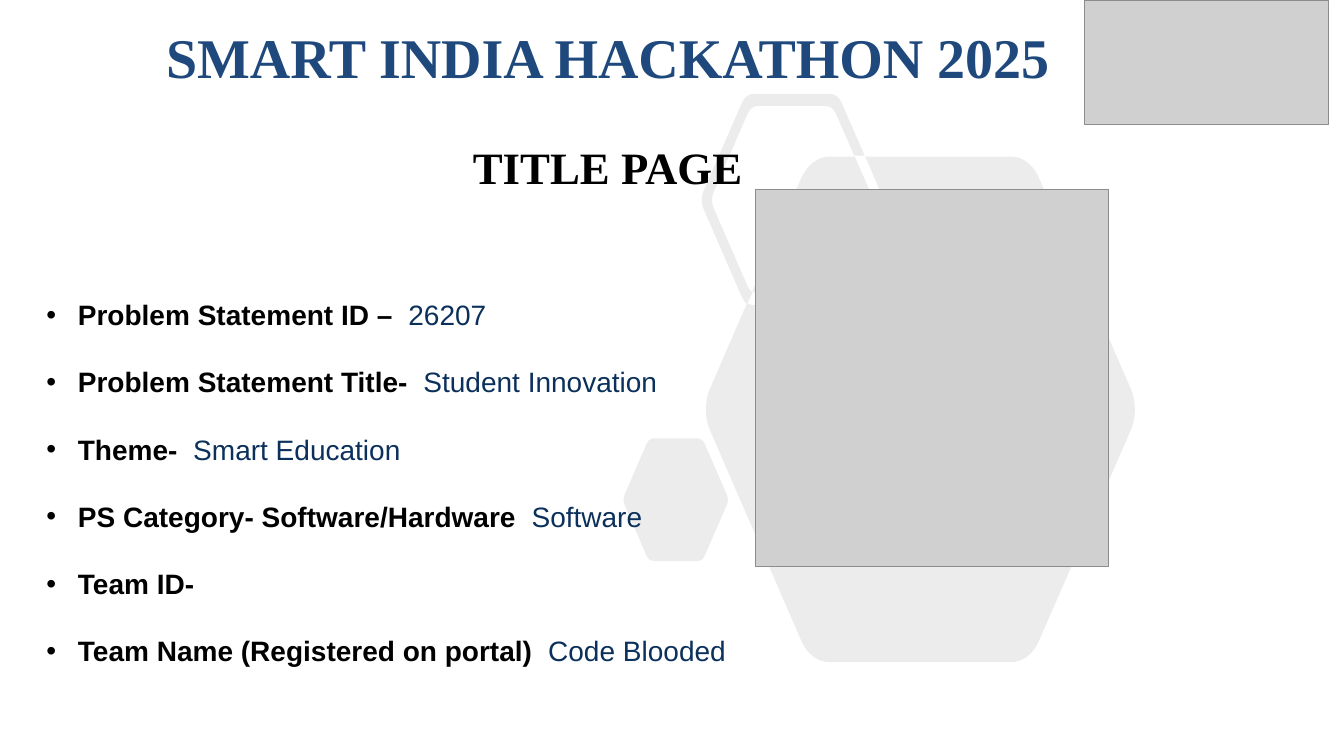
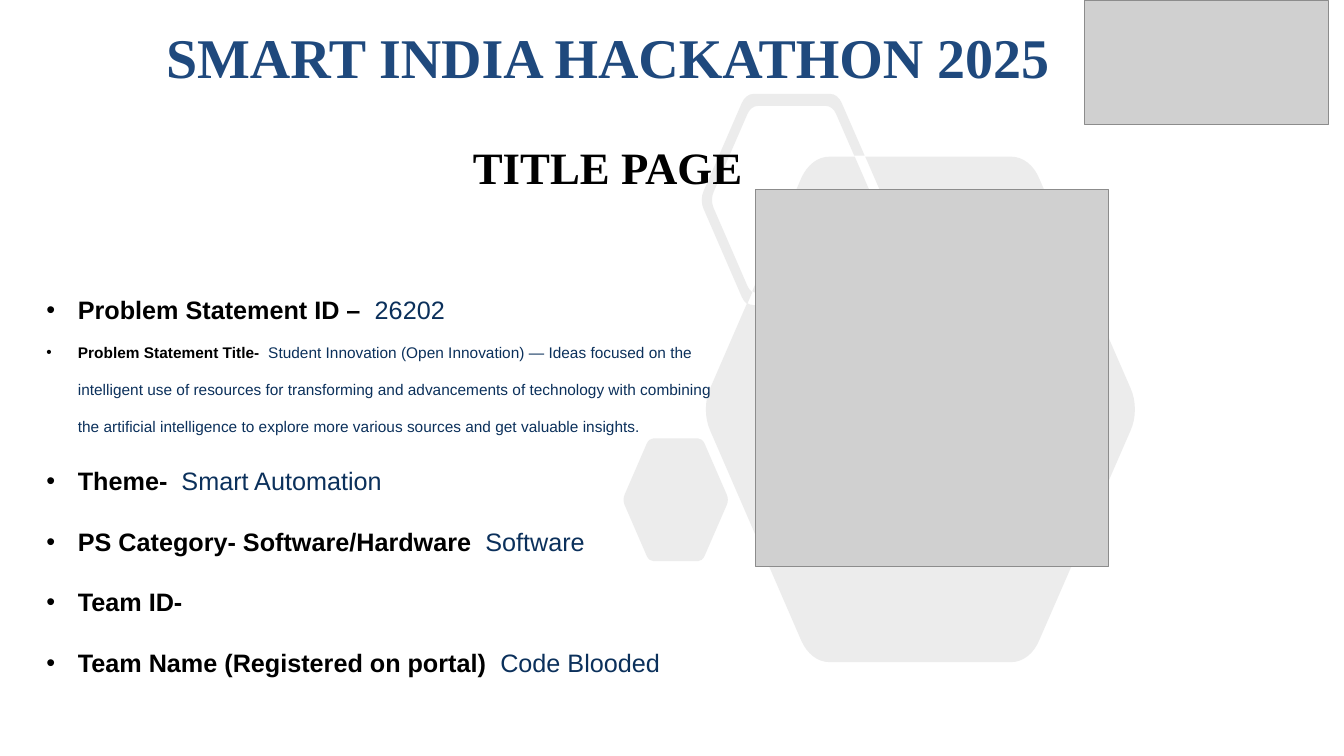
Before and after one commit to Saurabh0003M/SIH, a slide deck: slide 1 of deck/disha-intercollege.pptx. Drawn at 1344x756 pixels with LibreOffice and Linux fonts; fonts in the diff are those of the drawing; grey boxes stand for pictures. Boxes give left, top, right and bottom in pixels: in the first picture for what was removed or moved away, otherwise in the second. Text is boxed around its words. In the diff, an @@ line names an element or a change of style, - is before the commit and + after.

```diff
--- a/deck/disha-intercollege.pptx
+++ b/deck/disha-intercollege.pptx
@@ text at (78,300,710,491): text changed; size 20 to 11 pt; text colour #000000 to #0B305B; bold off @@
-• Problem Statement ID – 26207
-• Problem Statement Title- Student Innovation
-• Theme- Smart Education
+• Problem Statement ID – 26202
+• Problem Statement Title- Student Innovation (Open Innovation) — Ideas focused on the intelligent use of resources for transforming and advancements of technology with combining the artificial intelligence to explore more various sources and get valuable insights.
+• Theme- Smart Automation
@@ text at (78,532,659,678): size 20 to 18 pt in "PS Category- Software/Hardware Software", "Team ID-", "Team Name (Registered on portal) Code Blooded" @@
```
Also in this commit, not shown: 10 other files.
